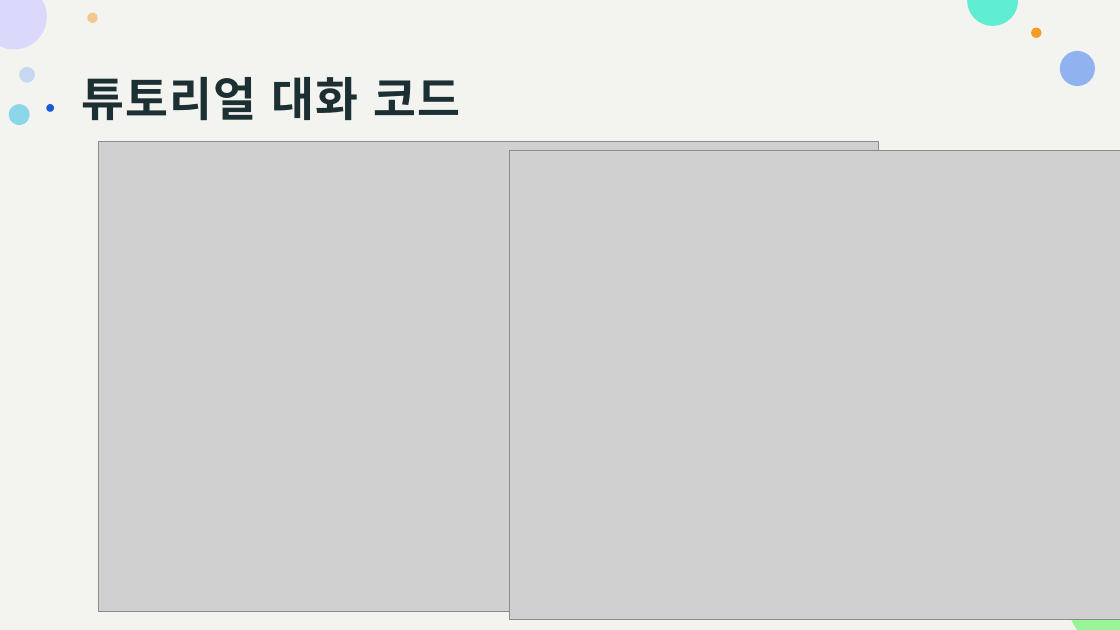
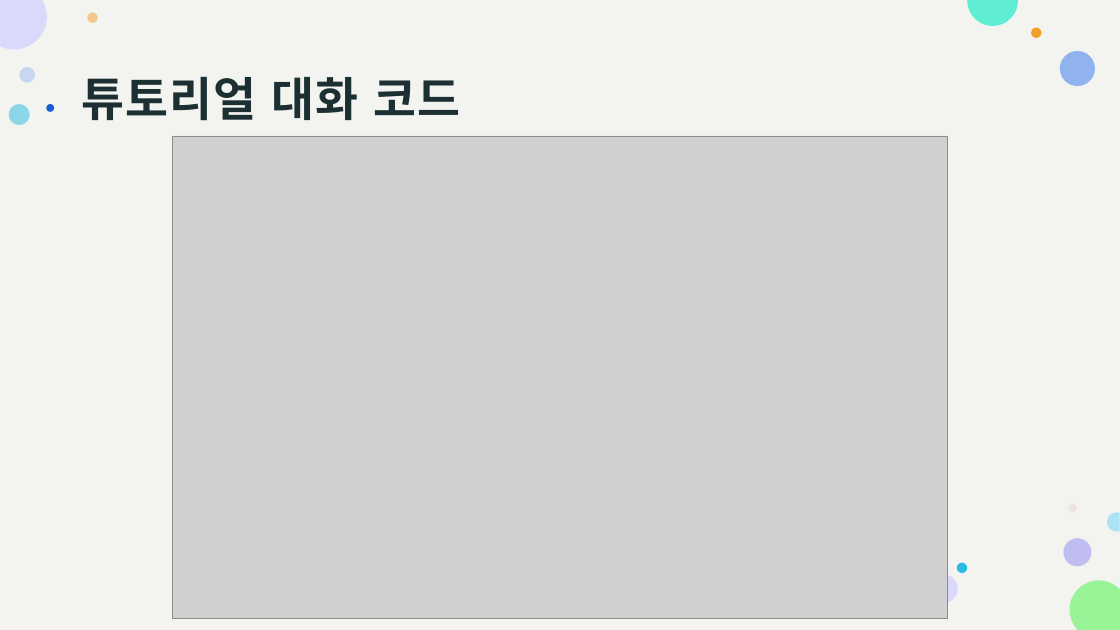
Before and after one commit to pknu-wap/Maple-Survival, a slide deck: slide 14 of 발표자료/중간발표.pptx. Drawn at 1120x630 pixels with LibreOffice and Linux fonts; fonts in the diff are those of the drawing; grey boxes stand for pictures. Boxes give left, top, right and bottom in pixels: in the first picture for what was removed or moved away, otherwise in the second. Text is boxed around its words. In the diff, an @@ line names an element or a change of style, - is before the commit and + after.

```diff
--- a/발표자료/중간발표.pptx
+++ b/발표자료/중간발표.pptx
@@ picture: place and size @@
-picture at [98, 141, 878, 611]
+picture at [172, 136, 948, 618]
@@ picture removed at [509, 151, 1120, 619] @@
@@ group added at [930, 504, 1120, 602]: 4 ellipses, 1 freeform shape @@
```
Also in this commit, not shown: 2 other slides changed, 1 slide added, 1 other file.
